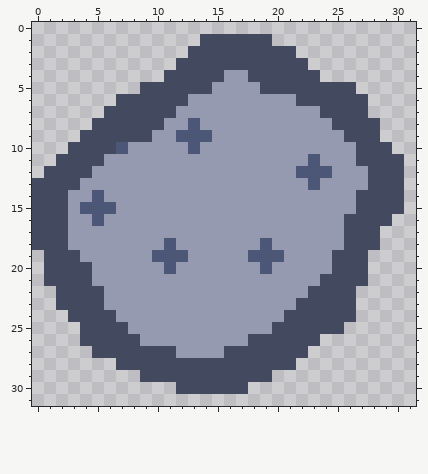
File history of a pixel-art sprite, assets/images/meteor_medium.png. This is how it looked before the edit.
The file is 32x32 pixels.
The same view after the edit:
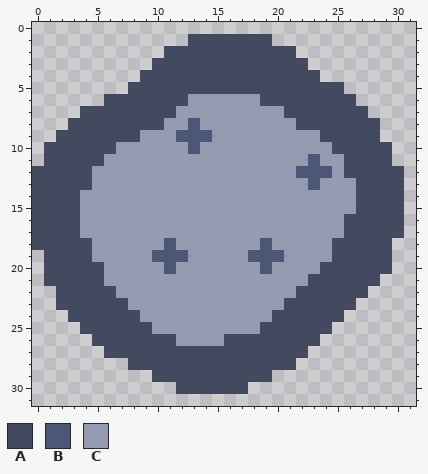
Palette (. is transparent): A #434a5f  B #4c5677  C #959ab1
The author wrote: Improve visual of middle size meteor
Edits made:
y 1: x 13 . -> A
y 2: x 11..12 .. -> AA
y 3: x 10..11 .. -> AA
y 4: x 9..10 .. -> AA; x 16..17 CC -> AA
y 5: x 8 . -> A; x 15..18 CCCC -> AAAA; x 26 A -> .
y 6: x 6 . -> A; x 19..21 CCC -> AAA; x 27 A -> .
y 7: x 4..5 .. -> AA; x 21..23 CCC -> AAA
y 8: x 3..4 .. -> AA; x 22..24 CCC -> AAA
y 9: x 2..3 .. -> AA; x 9 A -> C; x 24..25 CC -> AA
y 10: x 1..2 .. -> AA; x 7 B -> C; x 25..26 CC -> AA
y 11: x 1 . -> A; x 26 C -> A; x 30 A -> .
y 12: x 0 . -> A; x 26..27 CC -> AA
y 13: x 4 C -> A; x 27 C -> A
y 14: x 3 C -> A; x 5 B -> C
y 15: x 3..6 CBBB -> ACCC
y 16: x 3 C -> A; x 5 B -> C; x 30 . -> A
y 17: x 3 C -> A; x 29..30 .. -> AA
y 18: x 3..4 CC -> AA; x 25 C -> A; x 29 . -> A
y 19: x 4 C -> A; x 28..29 .. -> AA
y 20: x 5 C -> A; x 24 C -> A; x 28..29 .. -> AA
y 21: x 5 C -> A; x 23 C -> A; x 28 . -> A
y 22: x 6 C -> A; x 22 C -> A; x 27 . -> A
y 23: x 6..7 CC -> AA; x 21 C -> A
y 24: x 7..8 CC -> AA; x 20 C -> A; x 26 A -> .
y 25: x 8..9 CC -> AA; x 19 C -> A; x 25 A -> .
y 26: x 4 A -> .; x 9..11 CCC -> AAA; x 16..17 CC -> AA
y 27: x 5 A -> .; x 12..15 CCCC -> AAAA
y 28: x 7 A -> .
y 29: x 9 A -> .
Boxes around the changes in both pictures, in picture pixels (x1, y1, x2, y2):
changed: (32, 34, 404, 382)
